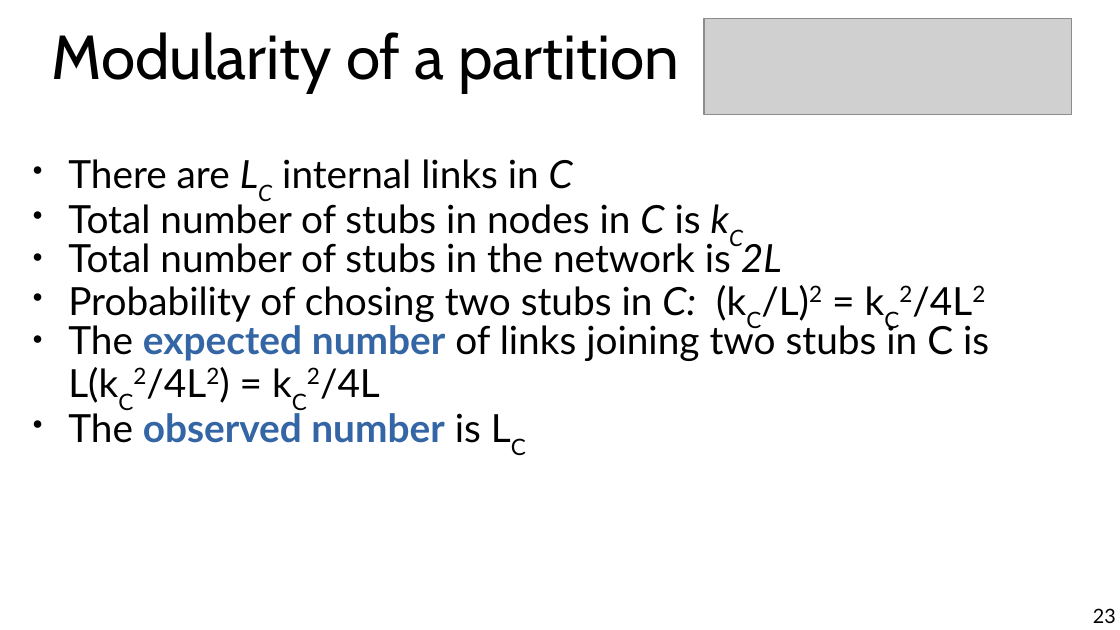
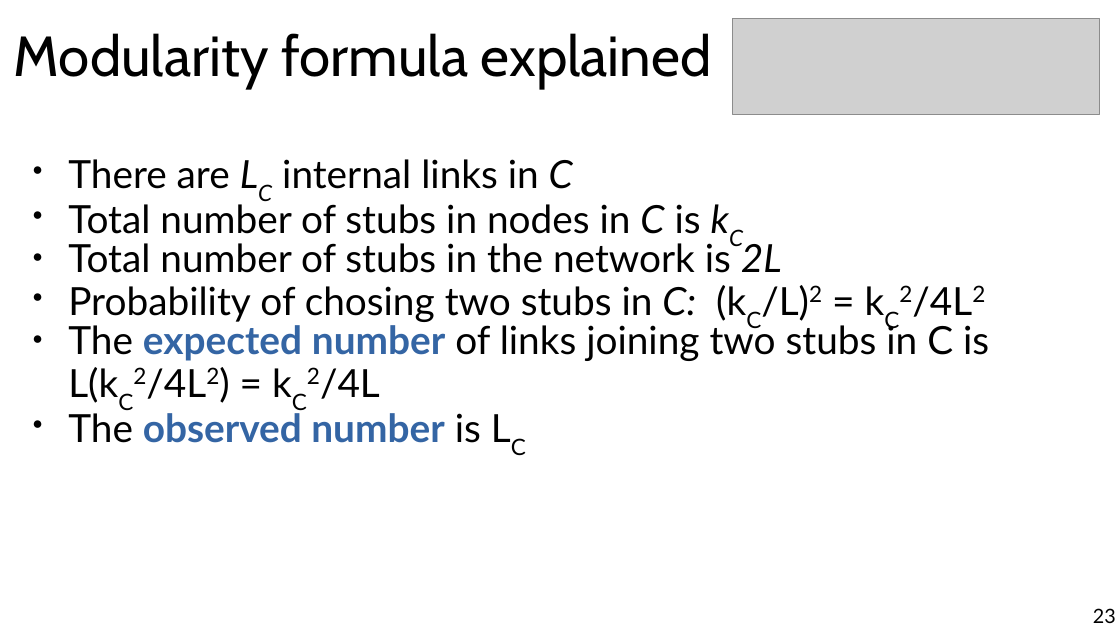
Before and after one commit to chatox/networks-science-course, a slide deck: slide 23 of theory/odp/tt21-finding_communities.odp. Drawn at 1120x630 pixels with LibreOffice and Linux fonts; fonts in the diff are those of the drawing; grey boxes stand for pictures. Boxes give left, top, right and bottom in pixels: in the first picture for what was removed or moved away, otherwise in the second. Text is boxed around its words. In the diff, an @@ line names an element or a change of style, - is before the commit and + after.

Commit message:
Modularity slides

```diff
--- a/theory/odp/tt21-finding_communities.odp
+++ b/theory/odp/tt21-finding_communities.odp
@@ picture: place and size @@
-picture at [704, 18, 1072, 114]
+picture at [732, 18, 1100, 114]
@@ title at [14, 33, 712, 89]: text changed; size 44 to 40 pt @@
-Modularity of a partition
+Modularity formula explained
```
Also in this commit, not shown: 3 other slides changed, 2 other files.
